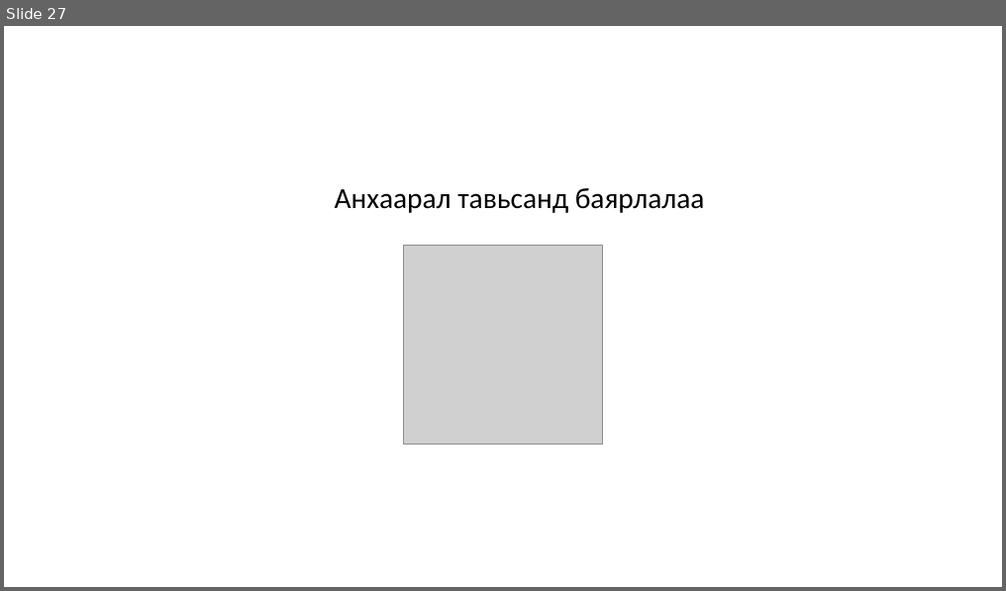
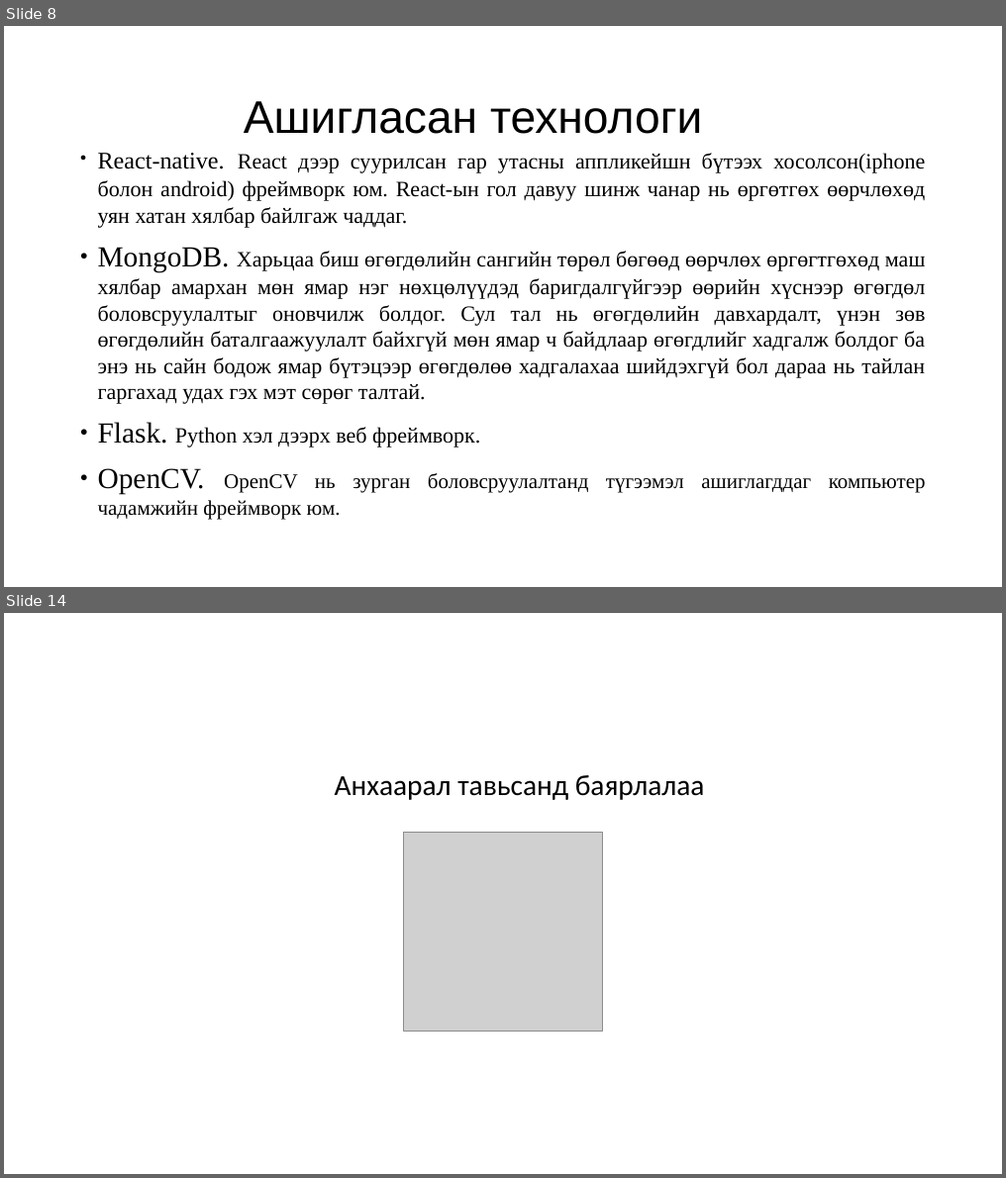
Before and after one commit to Munkhtuvshin/lat, a slide deck: diplom.odp. Shown one above the other, each under a label of ours: slide 27 before the commit, slides 8 and 14 after it; the slides between them are not shown. The pictures are 1006x591 and 1006x1178 pixels, drawn with LibreOffice and Linux fonts; fonts in the diff are those of the drawing; grey boxes stand for pictures. Boxes give left, top, right and bottom in pixels: in the first picture for what was removed or moved away, otherwise in the second. Text is boxed around its words. In the diff, an @@ line names an element or a change of style, - is before the commit and + after.

```diff
--- a/diplom.odp
+++ b/diplom.odp
@@ slide 8 added at (4,26,1002,587), background #FFFFFF @@
@@ text added at (244,101,702,134), 44 pt, text #000000 @@
+Ашигласан технологи
@@ text added at (98,153,926,520), 21 pt, text #000000 @@
+● React-native. React дээр суурилсан гар утасны аппликейшн бүтээх хосолсон(iphone болон android) фреймворк юм. React-ын гол давуу шинж чанар нь өргөтгөх өөрчлөхөд уян хатан хялбар байлгаж чаддаг.
+● MongoDB. Харьцаа биш өгөгдөлийн сангийн төрөл бөгөөд өөрчлөх өргөгтгөхөд маш хялбар амархан мөн ямар нэг нөхцөлүүдэд баригдалгүйгээр өөрийн хүснээр өгөгдөл боловсруулалтыг оновчилж болдог. Сул тал нь өгөгдөлийн давхардалт, үнэн зөв өгөгдөлийн баталгаажуулалт байхгүй мөн ямар ч байдлаар өгөгдлийг хадгалж болдог ба энэ нь сайн бодож ямар бүтэцээр өгөгдөлөө хадгалахаа шийдэхгүй бол дараа нь тайлан гаргахад удах гэх мэт сөрөг талтай.
+● Flask. Python хэл дээрх веб фреймворк.
+● OpenCV. OpenCV нь зурган боловсруулалтанд түгээмэл ашиглагддаг компьютер чадамжийн фреймворк юм.
@@ what was slide 27 is now slide 14 @@
```
Also in this commit, not shown: 3 slides changed, 9 other slides added, 23 slides removed, 11 other files.
